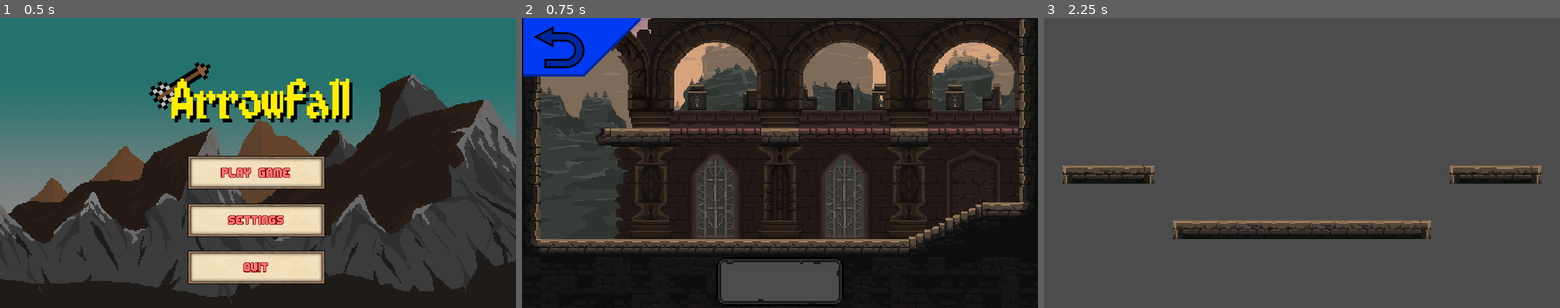
Above: before the commit, frames 1-3 (left to right).
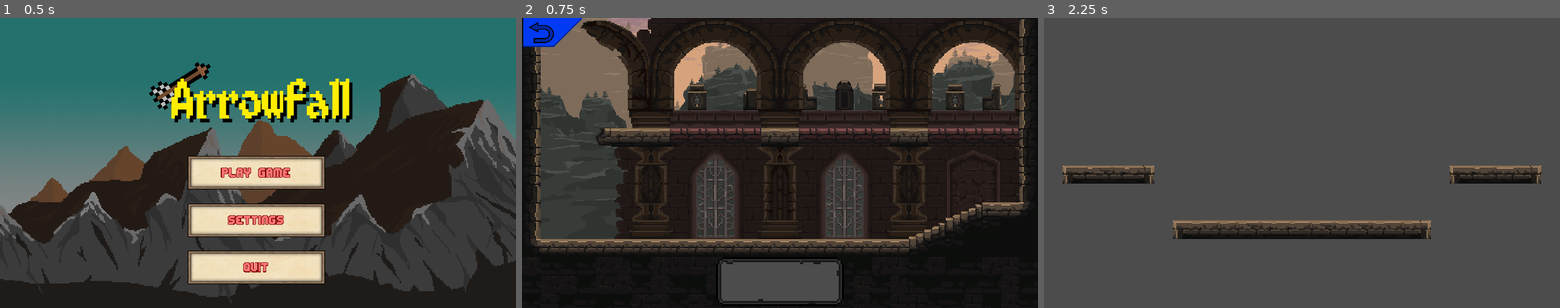
Above: after the commit, the same moments.

Repository: iubaldo/Arrowfall
Game: Godot game, scene res://Scenes/ScreenHandler.tscn
The game is run twice, just before and just after one commit, with the same random seed, the same clock (stepped at 60 frames per second) and the same inputs.
Inputs (mouse positions are in pixels of both pictures, inside the frame that each line leads up to):
- Up to frame 1 (0.5 s): no input
- Up to frame 2 (0.75 s): click "Play Game" at 0.5 s
- Up to frame 3 (2.25 s): click (1085, 47) at 1.25 s; tap Enter (debug_startGame) at 2 s; move the mouse to (1415, 148) at 2.02 s; press the mouse at (1415, 148) at 2.03 s; hold D (keyboard_move_right) from 2.03 s (still down)

Frame 1 is identical in both runs. In frame 2, 3.0% of the frame differs, in the area x 0-23%, y 0-21%; in frame 3, nothing differs.

Commit message:
Shrunk back button

Diff:
--- a/Scenes/Lobby.tscn
+++ b/Scenes/Lobby.tscn
@@ -136,8 +136,8 @@
 }
 
 [node name="BackAnimation" type="AnimatedSprite" parent="Environment/BackButton"]
-position = Vector2( 102.968, 50.594 )
-scale = Vector2( 0.407055, 0.406752 )
+position = Vector2( 52.2063, 25.232 )
+scale = Vector2( 0.204008, 0.203856 )
 frames = SubResource( 1 )
 animation = "BackOut"
 speed_scale = 2.0
